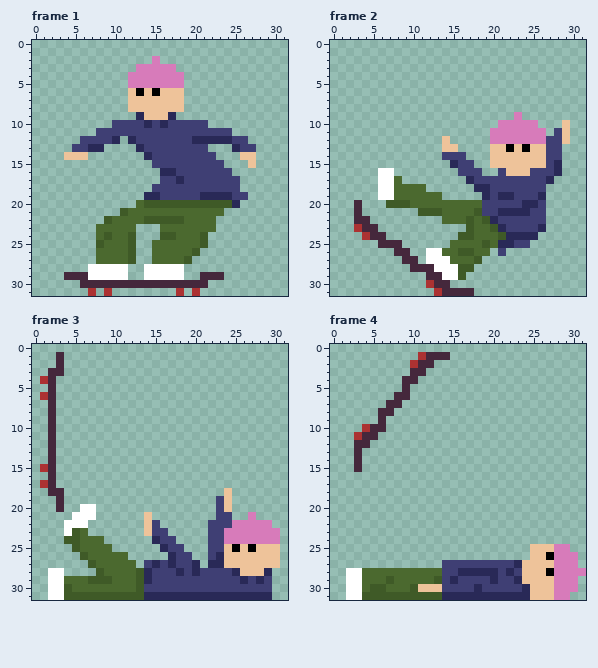
A pixel-art file gets an edit: skeittipeli/maija/stuff/Sprite-0002.aseprite. The picture above was drawn from the file before the commit.
32x32 pixels, 4 frames. Shown: frame 1, frame 2, frame 3, frame 4.
Once edited:
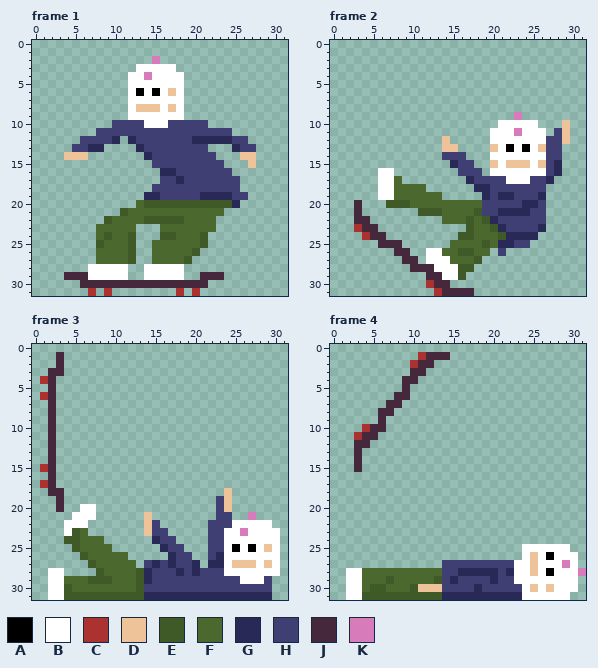
Palette (. is transparent): A #000000  B #ffffff  C #ac3232  D #eec39a  E #3f5a27  F #4b692f  G #292957  H #3f3f74  J #45283c  K #d77bba
Changes in this commit:
layer "hockey" added
Frame 1, layer "hockey":
There is now colour B in row 9 at x 12 and 18.
The edit turns colour D into colour B in row 6 at x 12, 14, 16 and 18; in row 7 at x 12 to 18; in row 8 at x 12, 16 and 18; in row 9 at x 14 to 16.
The edit turns colour G into colour B in row 9 at x 13 and 17; in row 10 at x 14 and 16.
The edit turns colour H into colour B in row 10 at x 15.
The edit turns colour K into colour B in row 3 at x 13 to 17; in row 4 at x 12 to 13 and 15 to 18; in row 5 at x 12 to 18.
Frame 2, layer "hockey":
There is now colour B in row 16 at x 20.
The edit turns colour D into colour B in row 13 at x 21, 23 and 25; in row 14 at x 20 to 26; in row 15 at x 21 and 25; in row 16 at x 22 to 24.
The edit turns colour H into colour B in row 16 at x 21 and 25 to 26; in row 17 at x 22 to 24.
The edit turns colour K into colour B in row 10 at x 21 to 25; in row 11 at x 20 to 22 and 24 to 26; in row 12 at x 20 to 26.
Frame 3, layer "hockey":
There is now colour B in row 28 at x 30.
The edit turns colour D into colour B in row 25 at x 24, 26, 28 and 30; in row 26 at x 24 to 30; in row 27 at x 24, 28 and 30; in row 28 at x 26 to 28.
The edit turns colour G into colour B in row 28 at x 25 and 29; in row 29 at x 26 and 28.
The edit turns colour H into colour B in row 28 at x 24; in row 29 at x 27.
The edit turns colour K into colour B in row 22 at x 25 to 29; in row 23 at x 24 to 25 and 27 to 30; in row 24 at x 24 to 30.
Frame 4, layer "hockey":
There is now colour B in rows 25 to 26 at x 24.
The edit turns colour D into colour B in row 25 at x 25 to 27; in row 26 at x 26; in row 27 at x 24 and 26 to 27; in row 28 at x 24 and 26; in row 29 at x 24 to 27; in row 30 at x 26.
The edit turns colour D into colour B in row 31 at x 25 to 27.
The edit turns colour G into colour B in row 27 at x 23; in row 29 at x 23; in rows 30 to 31 at x 24.
The edit turns colour H into colour B in row 28 at x 23.
The edit turns colour K into colour B in row 25 at x 28 to 29; in row 26 at x 28 to 30; in row 27 at x 28 and 30; in rows 28 to 30 at x 28 to 30; in row 31 at x 28 to 29.
Pixel boxes of the changes (left, top, right, bottom) in both pictures:
changed: (128, 64, 184, 128)
changed: (490, 120, 546, 184)
changed: (224, 520, 280, 584)
changed: (514, 544, 578, 600)
